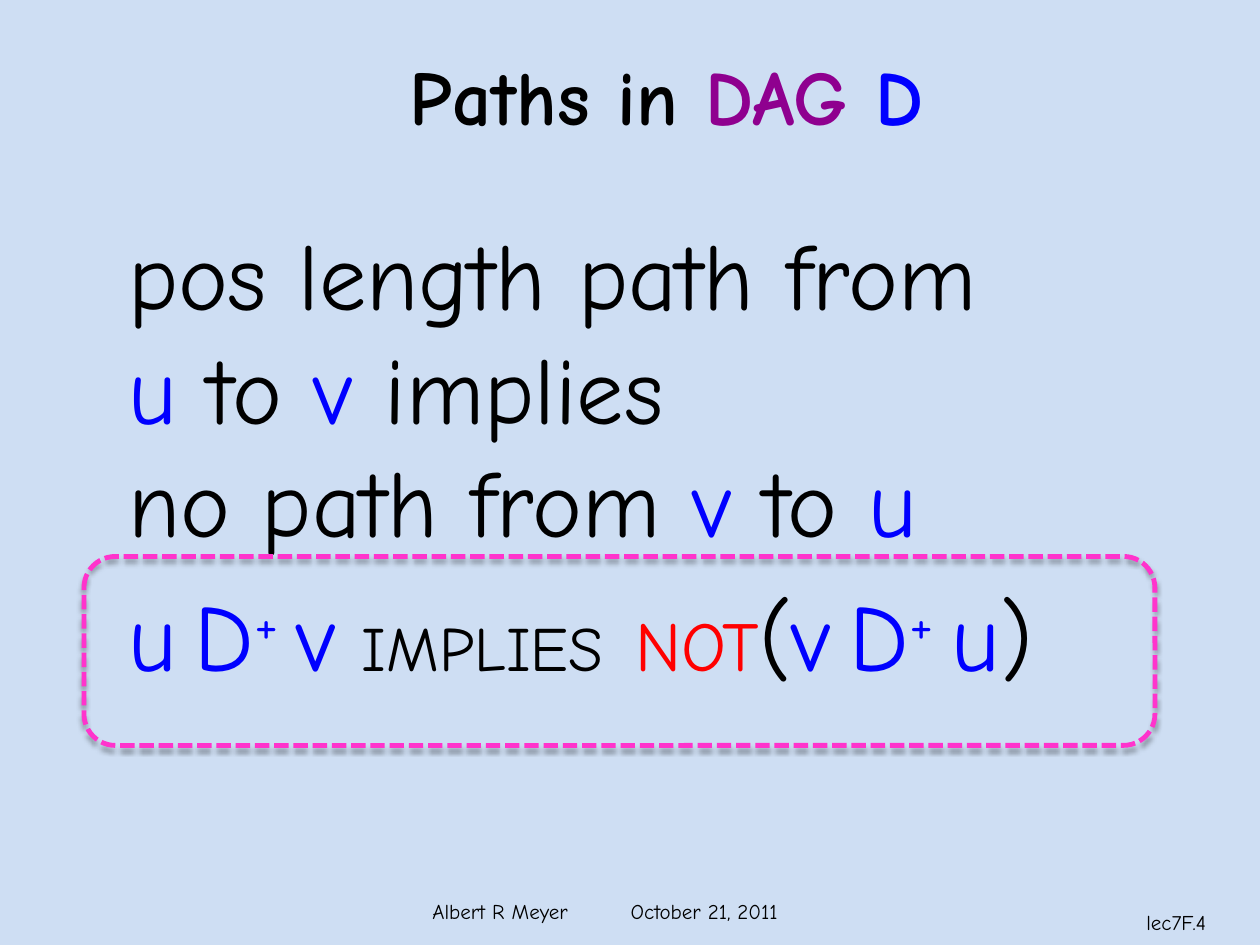
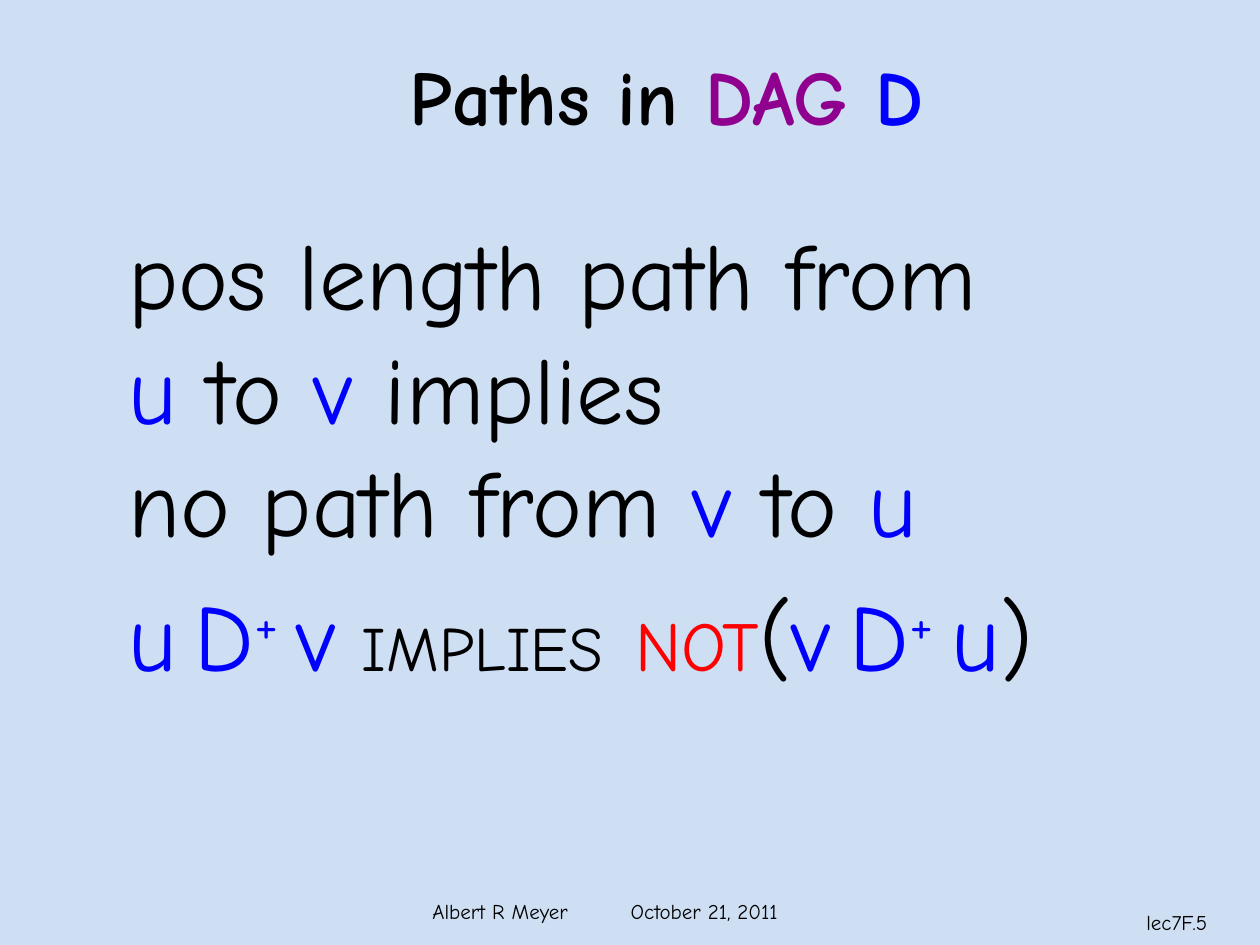
Before and after one commit to armeyer/mcs_web, a slide deck: slide 5 of fall11/slidesF11/slides7f.pptx (slide 4 before the commit). Drawn at 1260x945 pixels with LibreOffice and Linux fonts; fonts in the diff are those of the drawing; background and template pictures are left out. Boxes give left, top, right and bottom in pixels: in the first picture for what was removed or moved away, otherwise in the second. Text is boxed around its words. In the diff, an @@ line names an element or a change of style, - is before the commit and + after.

```diff
--- a/fall11/slidesF11/slides7f.pptx
+++ b/fall11/slidesF11/slides7f.pptx
@@ rounded rectangle removed at [84, 557, 1155, 746] @@
@@ page number at [1146, 915, 1207, 930]: text changed @@
-lec7F.4
+lec7F.5
```
Also in this commit, not shown: 6 other slides changed, 1 slide added.
